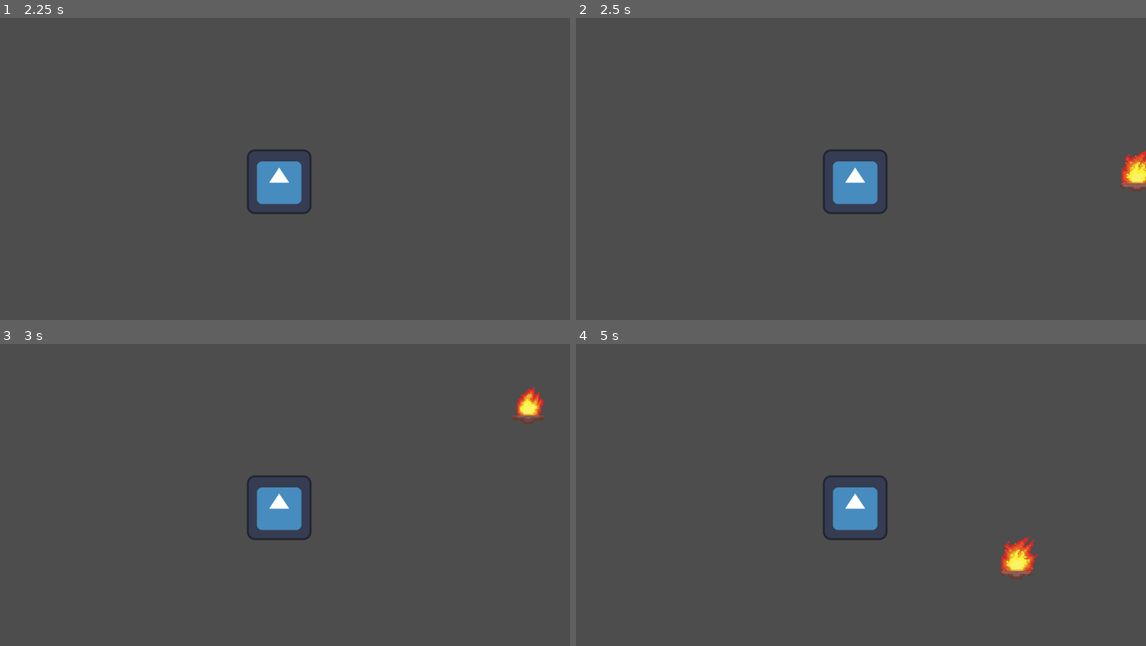
Above: before the commit, frames 1-4 (two rows, left to right).
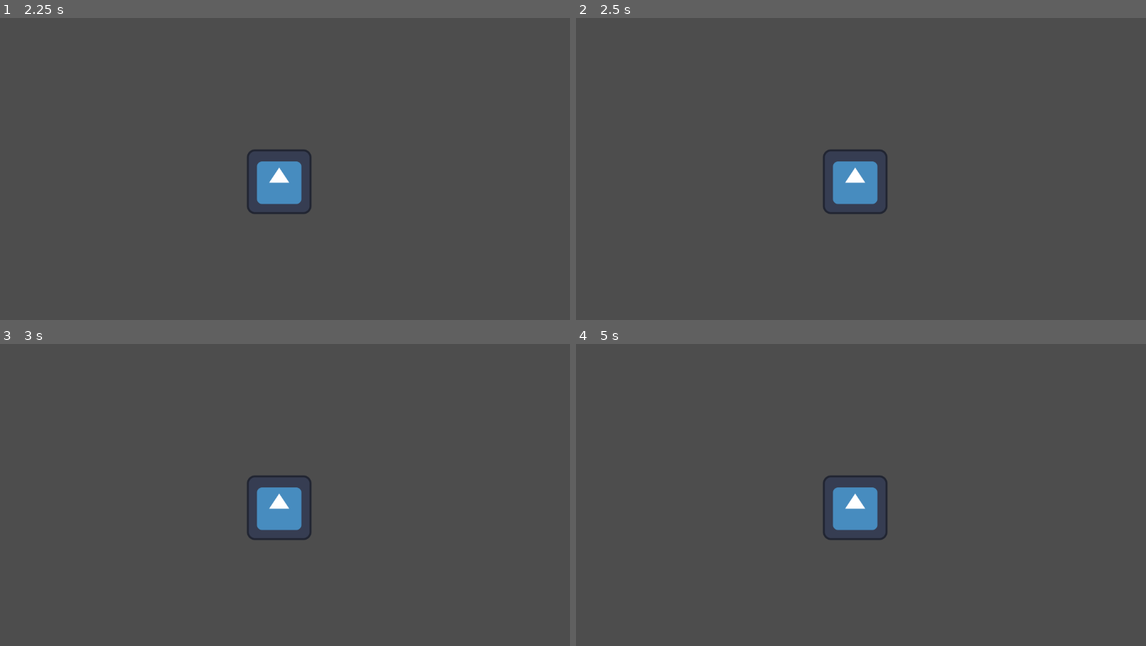
Above: after the commit, the same moments.

Repository: YogiWiguna/Main_Menu-14-1-2024-
Game: Godot game, scene res://scenes/Main Menu/main_menu.tscn
The game is run twice, just before and just after one commit, with the same random seed, the same clock (stepped at 60 frames per second) and the same inputs. The engine's default icon, where the game draws it, is replaced by a stand-in: a white triangle on a blue panel in a dark square.
Inputs (mouse positions are in pixels of both pictures, inside the frame that each line leads up to):
- Up to frame 1 (2.25 s): click "Start" at 0.5 s; tap Enter (ui_accept) at 1.25, 1.52, 1.82, 2 s; move the mouse to (404, 165) at 1.27 s; hold D (move_right, bound only before the commit) 1.28-2.03 s; click (404, 165) at 1.35 s; tap Q (camera_rotate_left, bound only after the commit) at 1.55, 2.1 s; move the mouse to (165, 199) at 2.02 s; hold S (move_down, bound only before the commit) from 2.03 s (still down); click (165, 199) at 2.17 s
- Up to frame 2 (2.5 s): keep holding S (move_down, bound only before the commit); tap Enter (ui_accept) at 2.27 s; tap E (camera_rotate_right, bound only after the commit) at 2.3 s
- Up to frame 3 (3 s): tap Enter (ui_accept) at 2.57 s; move the mouse to (336, 434) at 2.77 s; release S (move_down, bound only before the commit) at 2.78 s; hold D (move_right, bound only before the commit) from 2.78 s (still down); tap E (camera_rotate_right, bound only after the commit) at 2.85 s; click (336, 434) at 2.92 s
- Up to frame 4 (5 s): tap Enter (ui_accept) at 3.05, 3.6, 3.77, 4.07, 4.52, 4.82 s; move the mouse to (826, 573) at 3.52 s; release D (move_right, bound only before the commit) at 3.53 s; hold W (move_up, bound only before the commit) 3.53-4.28 s; click (826, 573) at 3.8 s; move the mouse to (1032, 555) at 4.27 s; hold A (move_left, bound only before the commit) from 4.28 s (still down); click (1032, 555) at 4.35 s; tap Q (camera_rotate_left, bound only after the commit) at 4.55 s

Frame 1 is identical in both runs. In frame 2, 0.5% of the frame differs, in the area x 95-100%, y 43-58%; in frame 3, 0.4%; in frame 4, 0.6%, in the area x 74-81%, y 63-78%.

Commit message:
LEARN MORE THE SCRIPT

Diff:
--- a/player.gd
+++ b/player.gd
@@ -172,4 +172,4 @@
 	apply_movement(delta)
 	start_animator()
 	tint_when_not_able_to_act()
-	$CharacterStats/HealthLabel.text = str(curr_health)+"/"+str(max_health)
+	#$CharacterStats/HealthLabel.text = str(curr_health)+"/"+str(max_health)
--- a/project.godot
+++ b/project.godot
@@ -31,29 +31,34 @@
 
 [input]
 
-move_up={
+camera_forward={
 "deadzone": 0.5,
 "events": [Object(InputEventKey,"resource_local_to_scene":false,"resource_name":"","device":-1,"window_id":0,"alt_pressed":false,"shift_pressed":false,"ctrl_pressed":false,"meta_pressed":false,"pressed":false,"keycode":0,"physical_keycode":87,"key_label":0,"unicode":119,"echo":false,"script":null)
 ]
 }
-move_down={
+camera_backwards={
 "deadzone": 0.5,
 "events": [Object(InputEventKey,"resource_local_to_scene":false,"resource_name":"","device":-1,"window_id":0,"alt_pressed":false,"shift_pressed":false,"ctrl_pressed":false,"meta_pressed":false,"pressed":false,"keycode":0,"physical_keycode":83,"key_label":0,"unicode":115,"echo":false,"script":null)
 ]
 }
-move_left={
+camera_left={
 "deadzone": 0.5,
 "events": [Object(InputEventKey,"resource_local_to_scene":false,"resource_name":"","device":-1,"window_id":0,"alt_pressed":false,"shift_pressed":false,"ctrl_pressed":false,"meta_pressed":false,"pressed":false,"keycode":0,"physical_keycode":65,"key_label":0,"unicode":97,"echo":false,"script":null)
 ]
 }
-move_right={
+camera_right={
 "deadzone": 0.5,
 "events": [Object(InputEventKey,"resource_local_to_scene":false,"resource_name":"","device":-1,"window_id":0,"alt_pressed":false,"shift_pressed":false,"ctrl_pressed":false,"meta_pressed":false,"pressed":false,"keycode":0,"physical_keycode":68,"key_label":0,"unicode":100,"echo":false,"script":null)
 ]
 }
-interact={
+camera_rotate_right={
 "deadzone": 0.5,
-"events": [Object(InputEventMouseButton,"resource_local_to_scene":false,"resource_name":"","device":-1,"window_id":0,"alt_pressed":false,"shift_pressed":false,"ctrl_pressed":false,"meta_pressed":false,"button_mask":0,"position":Vector2(0, 0),"global_position":Vector2(0, 0),"factor":1.0,"button_index":1,"canceled":false,"pressed":false,"double_click":false,"script":null)
+"events": [Object(InputEventKey,"resource_local_to_scene":false,"resource_name":"","device":-1,"window_id":0,"alt_pressed":false,"shift_pressed":false,"ctrl_pressed":false,"meta_pressed":false,"pressed":false,"keycode":0,"physical_keycode":69,"key_label":0,"unicode":101,"echo":false,"script":null)
+]
+}
+camera_rotate_left={
+"deadzone": 0.5,
+"events": [Object(InputEventKey,"resource_local_to_scene":false,"resource_name":"","device":-1,"window_id":0,"alt_pressed":false,"shift_pressed":false,"ctrl_pressed":false,"meta_pressed":false,"pressed":false,"keycode":0,"physical_keycode":81,"key_label":0,"unicode":113,"echo":false,"script":null)
 ]
 }
 
--- a/scenes/Arena/arena.gd
+++ b/scenes/Arena/arena.gd
@@ -19,8 +19,10 @@
 
 
 func mark_hover_tile(tile : TacticTile):
-	for t in $Tiles.get_children(): t.hover = false
-	if tile: tile.hover = true
+	for t in $Tiles.get_children():
+		t.hover = false
+	if tile:
+		tile.hover = true
 
 
 func mark_reachable_tiles(root : TacticTile, distance):
--- a/scenes/Arena/test_arena.tscn
+++ b/scenes/Arena/test_arena.tscn
@@ -565,5 +565,5 @@
 mesh = SubResource("32")
 
 [node name="Terrain" type="MeshInstance3D" parent="."]
-transform = Transform3D(5.94186, 0, 0, 0, 1.0036, 0, 0, 0, 3.90873, 0, -0.0956558, 0.160524)
+transform = Transform3D(4.67794, 0, 0, 0, 1.0049, 0, 0, 0, 2.64728, 0.523223, -0.289146, 0.388109)
 mesh = SubResource("PlaneMesh_r8f1q")
--- /dev/null
+++ b/scenes/Levels/level3D.gd
@@ -0,0 +1,33 @@
+extends Node3D
+class_name TacticsLevel
+
+var t_from = null
+var t_to = null
+var curr_t = null
+var player : TacticsPlayerController = null
+
+var arena : TacticsArena
+var camera : TacticsCamera
+var ui_control : TacticsPlayerControllerUI
+
+
+func _ready():
+	player = $Player
+	#enemy = $Enemy
+	arena = $Arena
+	camera = $TacticsCamera
+	ui_control = $PlayerControlUI
+	player.configure(arena, camera, ui_control)
+	#enemy.configure(arena, camera, ui_control)
+
+
+func turn_handler(delta):
+	if player.can_act() : player.act(delta)
+	#elif enemy.can_act() : enemy.act(delta)
+	else:
+		player.reset()
+		#enemy.reset()
+
+
+func _physics_process(delta):
+	turn_handler(delta)
--- /dev/null
+++ b/scenes/Levels/level3D.tscn
@@ -0,0 +1,30 @@
+[gd_scene load_steps=7 format=3 uid="uid://c5hgmqxdhcvkg"]
+
+[ext_resource type="PackedScene" uid="uid://0cadvp1skmem" path="res://scenes/Player Control UI/player_control_ui.tscn" id="1_omlfk"]
+[ext_resource type="Script" path="res://scenes/Levels/level3D.gd" id="1_uiwye"]
+[ext_resource type="PackedScene" uid="uid://c8e3312jrgnqv" path="res://scenes/Camera/tactics_camera.tscn" id="2_5wrsg"]
+[ext_resource type="PackedScene" uid="uid://y0ysah0m2fb0" path="res://scenes/Arena/test_arena.tscn" id="3_oq6bb"]
+[ext_resource type="Script" path="res://scenes/Levels/player_controller.gd" id="4_2po58"]
+[ext_resource type="PackedScene" uid="uid://dua8ettibwcaf" path="res://scenes/Player3D/player.tscn" id="4_ucxcq"]
+
+[node name="Level" type="Node3D"]
+script = ExtResource("1_uiwye")
+
+[node name="PlayerControlUI" parent="." instance=ExtResource("1_omlfk")]
+
+[node name="TacticsCamera" parent="." instance=ExtResource("2_5wrsg")]
+
+[node name="Arena" parent="." instance=ExtResource("3_oq6bb")]
+
+[node name="Player" type="Node3D" parent="."]
+script = ExtResource("4_2po58")
+
+[node name="Player" parent="Player" instance=ExtResource("4_ucxcq")]
+transform = Transform3D(1, 0, 0, 0, 1, 0, 0, 0, 1, -3.5, 0, 1.5)
+pawn_class = 1
+pawn_strategy = 1
+pawn_name = "Clark"
+
+[node name="Player2" parent="Player" instance=ExtResource("4_ucxcq")]
+transform = Transform3D(1, 0, 0, 0, 1, 0, 0, 0, 1, -3.5, 0, 0.543887)
+pawn_name = "Clark"
--- /dev/null
+++ b/scenes/Levels/player_controller.gd
@@ -0,0 +1,177 @@
+extends Node3D
+class_name TacticsPlayerController
+
+var curr_pawn = null
+var attackable_pawn = null
+
+# wait
+var wait_time = 0
+
+# controller status
+var is_joystick = false
+
+var arena : TacticsArena = null
+var tactics_camera : TacticsCamera = null
+
+# stage control
+var stage = 0
+
+var ui_control : TacticsPlayerControllerUI = null
+
+
+func configure(my_arena : TacticsArena, my_camera : TacticsCamera, my_control : TacticsPlayerControllerUI):
+	arena = my_arena
+	tactics_camera = my_camera
+	ui_control = my_control
+	tactics_camera.target = get_children().front()
+
+	ui_control.get_act("Move").connect("pressed",Callable(self,"player_wants_to_move"))
+	ui_control.get_act("Pass").connect("pressed",Callable(self,"player_wants_to_wait"))
+	ui_control.get_act("Cancel").connect("pressed",Callable(self,"player_wants_to_cancel"))
+	ui_control.get_act("Attack").connect("pressed",Callable(self,"player_wants_to_attack"))
+
+
+func get_mouse_over_object(lmask):
+	if ui_control.is_mouse_hover_button(): return
+	var camera = get_viewport().get_camera_3d()
+	var origin = get_viewport().get_mouse_position() if !is_joystick else get_viewport().size/2
+	var from = camera.project_ray_origin(origin)
+	var to = from + camera.project_ray_normal(origin)*1000000
+	var ray_query = PhysicsRayQueryParameters3D.create(from, to, lmask, [])
+	return get_world_3d().direct_space_state.intersect_ray(ray_query).get("collider")
+
+
+func can_act():
+	#var pawn : TacticsPawn
+	for pawn in get_children():
+		if pawn.can_act(): return true
+	return stage > 0
+
+
+func reset():
+	for pawn in get_children():
+		pawn.reset()
+
+
+# --- user action inputs --- #
+func player_wants_to_move(): stage = 2
+func player_wants_to_cancel(): stage = 1 if stage > 1 else 0
+func player_wants_to_pass():
+	curr_pawn.do_wait()
+	stage = 0
+func player_wants_to_attack(): stage = 5
+
+
+# --- aux stage funcs --- #
+func _aux_select_pawn():
+	var pawn = get_mouse_over_object(2)
+	var tile = get_mouse_over_object(1) if !pawn else pawn.get_tile()
+	print(pawn)
+	print(tile)
+	arena.mark_hover_tile(tile)
+	return pawn if pawn else tile.get_object_above() if tile else null
+
+func _aux_select_tile():
+	var pawn = get_mouse_over_object(2)
+	var tile = get_mouse_over_object(1) if !pawn else pawn.get_tile()
+	arena.mark_hover_tile(tile)
+	return tile
+
+
+# --- stages ---- #
+func select_pawn():
+	arena.reset()
+	#if curr_pawn: curr_pawn.display_pawn_stats(false)
+	curr_pawn = _aux_select_pawn()
+	if !curr_pawn : return
+	#curr_pawn.display_pawn_stats(true)
+	if Input.is_action_just_pressed("ui_accept") and curr_pawn.can_act() and curr_pawn in get_children():
+		tactics_camera.target = curr_pawn
+		stage = 1
+
+func display_available_actions_for_pawn():
+	#curr_pawn.display_pawn_stats(true)
+	arena.reset()
+	arena.mark_hover_tile(curr_pawn.get_tile())
+
+func display_available_movements():
+	arena.reset()
+	if !curr_pawn: return
+	tactics_camera.target = curr_pawn
+	arena.link_tiles(curr_pawn.get_tile(), curr_pawn.jump_height, get_children())
+	arena.mark_reachable_tiles(curr_pawn.get_tile(), curr_pawn.move_radious)
+	stage = 3
+
+func display_attackable_targets():
+	arena.reset()
+	if !curr_pawn: return
+	tactics_camera.target = curr_pawn
+	arena.link_tiles(curr_pawn.get_tile(), curr_pawn.attack_radious)
+	arena.mark_attackable_tiles(curr_pawn.get_tile(), curr_pawn.attack_radious)
+	stage = 6
+
+func select_new_location():
+	var tile = get_mouse_over_object(1)
+	arena.mark_hover_tile(tile)
+	if Input.is_action_just_pressed("ui_accept"):
+		if tile and tile.reachable:
+			curr_pawn.path_stack = arena.generate_path_stack(tile)
+			tactics_camera.target = tile
+			stage = 4
+
+func select_pawn_to_attack():
+	#curr_pawn.display_pawn_stats(true)
+	#if attackable_pawn: attackable_pawn.display_pawn_stats(false)
+	var tile = _aux_select_tile()
+	attackable_pawn = tile.get_object_above() if tile else null
+	#if attackable_pawn: attackable_pawn.display_pawn_stats(true)
+	if Input.is_action_just_pressed("ui_accept") and tile and tile.attackable:
+		tactics_camera.target = attackable_pawn
+		stage = 7
+
+func move_pawn():
+	#curr_pawn.display_pawn_stats(false)
+	if curr_pawn.path_stack.is_empty():
+		stage = 0 if !curr_pawn.can_act() else 1
+
+func attack_pawn(delta):
+	if !attackable_pawn: curr_pawn.can_attack = false
+	else:
+		if !curr_pawn.do_attack(attackable_pawn, delta): return
+		#attackable_pawn.display_pawn_stats(false)
+		tactics_camera.target = curr_pawn
+	attackable_pawn = null
+	stage = 0 if !curr_pawn.can_act() else 1
+
+# --- camera --- #
+func move_camera():
+	var h = -Input.get_action_strength("camera_left")+Input.get_action_strength("camera_right")
+	var v = Input.get_action_strength("camera_forward")-Input.get_action_strength("camera_backwards")
+	tactics_camera.move_camera(h, v, is_joystick)
+
+func camera_rotation():
+	if Input.is_action_just_pressed("camera_rotate_left"): tactics_camera.y_rot -= 90
+	if Input.is_action_just_pressed("camera_rotate_right"): tactics_camera.y_rot += 90
+
+
+func act(delta):
+	move_camera()
+	camera_rotation()
+	ui_control.set_visibility_of_actions_menu(stage in [1,2,3,5,6], curr_pawn)
+	match stage:
+		0: select_pawn()
+		1: display_available_actions_for_pawn()
+		2: display_available_movements()
+		3: select_new_location()
+		4: move_pawn()
+		5: display_attackable_targets()
+		6: select_pawn_to_attack()
+		7: attack_pawn(delta)
+
+#func _process(_delta):
+	#Input.set_mouse_mode(is_joystick)
+	#pass
+
+#func _input(event):
+	#is_joystick = event is InputEventJoypadButton or event is InputEventJoypadMotion
+	#ui_control.is_joystick = is_joystick
--- a/scenes/Main Menu/controls.gd
+++ b/scenes/Main Menu/controls.gd
@@ -12,11 +12,12 @@
 
 # Dictionary for input map
 var input_actions = {
-	"move_up": "Move Up",
-	"move_down": "Move Down",
-	"move_right": "Move Right",
-	"move_left": "Move Left",
-	"interact": "Interact"
+	"camera_forward": "Camera Forward",
+	"camera_backwards": "Camera Backwards",
+	"camera_right": "Camera Right",
+	"camera_left": "Camera Left",
+	"camera_rotate_right": "Camera Rotate Right",
+	"camera_rotate_left": "Camera Rotate Left"
 }
 
 # Dictionary for mouse
--- /dev/null
+++ b/scenes/Player Control UI/player_control_ui.gd
@@ -0,0 +1,23 @@
+extends Control
+class_name TacticsPlayerControllerUI
+
+
+func get_act(action : String = ""):
+	if action == "":
+		return $HBox/Actions
+	return $HBox/Actions.get_node(action)
+
+
+func is_mouse_hover_button():
+	if $HBox/Actions.visible:
+		for action in $HBox/Actions.get_children():
+			if action.get_global_rect().has_point(get_viewport().get_mouse_position()):
+				return true
+	return false
+
+
+func set_visibility_of_actions_menu(v, p):
+	if !$HBox/Actions.visible: $HBox/Actions/Move.grab_focus()
+	$HBox/Actions.visible = v and p.can_act()
+	if !p : return
+	$HBox/Actions/Move.disabled = !p.can_move
--- /dev/null
+++ b/scenes/Player Control UI/player_control_ui.tscn
@@ -0,0 +1,49 @@
+[gd_scene load_steps=2 format=3 uid="uid://0cadvp1skmem"]
+
+[ext_resource type="Script" path="res://scenes/Player Control UI/player_control_ui.gd" id="1_nlr46"]
+
+[node name="PlayerControlUI" type="Control"]
+layout_mode = 3
+anchors_preset = 15
+anchor_right = 1.0
+anchor_bottom = 1.0
+grow_horizontal = 2
+grow_vertical = 2
+script = ExtResource("1_nlr46")
+
+[node name="HBox" type="HBoxContainer" parent="."]
+layout_mode = 1
+anchors_preset = -1
+anchor_left = 0.028
+anchor_top = 0.059
+anchor_right = 0.978
+anchor_bottom = 0.941
+offset_left = -0.256001
+offset_top = -0.232002
+offset_right = -4.65601
+offset_bottom = -1.76801
+
+[node name="Panel" type="Panel" parent="HBox"]
+self_modulate = Color(1, 1, 1, 0)
+layout_mode = 2
+size_flags_horizontal = 3
+
+[node name="Actions" type="VBoxContainer" parent="HBox"]
+layout_mode = 2
+alignment = 2
+
+[node name="Move" type="Button" parent="HBox/Actions"]
+layout_mode = 2
+text = "Move"
+
+[node name="Attack" type="Button" parent="HBox/Actions"]
+layout_mode = 2
+text = "Attack"
+
+[node name="Pass" type="Button" parent="HBox/Actions"]
+layout_mode = 2
+text = "Pass"
+
+[node name="Cancel" type="Button" parent="HBox/Actions"]
+layout_mode = 2
+text = "Cancel"
--- a/scenes/Player3D/player.tscn
+++ b/scenes/Player3D/player.tscn
@@ -4,6 +4,9 @@
 [ext_resource type="Texture2D" uid="uid://bob12its3i651" path="res://Assets/sprites/characters/chr_pawn_placeholder.png" id="2_rgvpb"]
 
 [sub_resource type="CapsuleShape3D" id="CapsuleShape3D_hdg3l"]
+
+[sub_resource type="Animation" id="Animation_jyyya"]
+resource_name = "DAMAGE"
 
 [sub_resource type="Animation" id="Animation_rmo4j"]
 resource_name = "IDLE"
@@ -14,10 +17,10 @@
 tracks/0/interp = 1
 tracks/0/loop_wrap = true
 tracks/0/keys = {
-"times": PackedFloat32Array(),
-"transitions": PackedFloat32Array(),
+"times": PackedFloat32Array(0, 1),
+"transitions": PackedFloat32Array(1, 1),
 "update": 0,
-"values": []
+"values": [Vector3(0, 0.6, 0), Vector3(0, 0.6, 0)]
 }
 
 [sub_resource type="Animation" id="Animation_bib3k"]
@@ -35,9 +38,6 @@
 "update": 0,
 "values": [Vector3(0, 0.6, 0), Vector3(0, 2.2, 0), Vector3(0, 0.6, 0)]
 }
-
-[sub_resource type="Animation" id="Animation_jyyya"]
-resource_name = "DAMAGE"
 
 [sub_resource type="Animation" id="Animation_7rmtg"]
 resource_name = "RESET"
@@ -94,6 +94,7 @@
 states/JUMP/position = Vector2(519, 155)
 states/Start/position = Vector2(199, 155)
 transitions = ["IDLE", "JUMP", SubResource("AnimationNodeStateMachineTransition_xurb4"), "IDLE", "DAMAGE", SubResource( …(195 unchanged characters)…
+graph_offset = Vector2(28, 22)
 
 [node name="Player" type="CharacterBody3D"]
 script = ExtResource("1_8y2g3")
@@ -102,8 +103,8 @@
 transform = Transform3D(0.2, 0, 0, 0, -8.74228e-09, -0.4, 0, 0.2, -1.74846e-08, 0, 0.6, 0)
 shape = SubResource("CapsuleShape3D_hdg3l")
 
-[node name="RayCast3D" type="RayCast3D" parent="."]
-transform = Transform3D(0.999476, 0, 0, 0, 0.999476, 0, 0, 0, 0.999476, 0, 0.6, 0)
+[node name="Tile" type="RayCast3D" parent="."]
+transform = Transform3D(1, 0, 0, 0, 1, 0, 0, 0, 1, 0, 0.6, 0)
 
 [node name="Character" type="Sprite3D" parent="."]
 transform = Transform3D(1, 0, 0, 0, 1, 0, 0, 0, 1, 0, 0.6, 0)
--- /dev/null
+++ b/scenes/RayCasting/ray_casting.gd
@@ -0,0 +1,14 @@
+extends Node3D
+
+
+func get_all_neighbors(height):
+	var objects = []
+	for ray in $Neighbors.get_children():
+		var obj = ray.get_collider()
+		if obj and abs(obj.get_position().y-get_parent().get_position().y) <= height:
+			objects.append(obj)
+	return objects
+
+
+func get_object_above():
+	return $Above.get_collider()
--- a/scenes/RayCasting/ray_casting.tscn
+++ b/scenes/RayCasting/ray_casting.tscn
@@ -1,6 +1,9 @@
-[gd_scene format=3 uid="uid://ivbp4pcny3l8"]
+[gd_scene load_steps=2 format=3 uid="uid://ivbp4pcny3l8"]
+
+[ext_resource type="Script" path="res://scenes/RayCasting/ray_casting.gd" id="1_655vr"]
 
 [node name="RayCasting" type="Node3D"]
+script = ExtResource("1_655vr")
 
 [node name="Neighbors" type="Node3D" parent="."]
 transform = Transform3D(1, 0, 0, 0, 1, 0, 0, 0, 1, 0, 10, 0)
